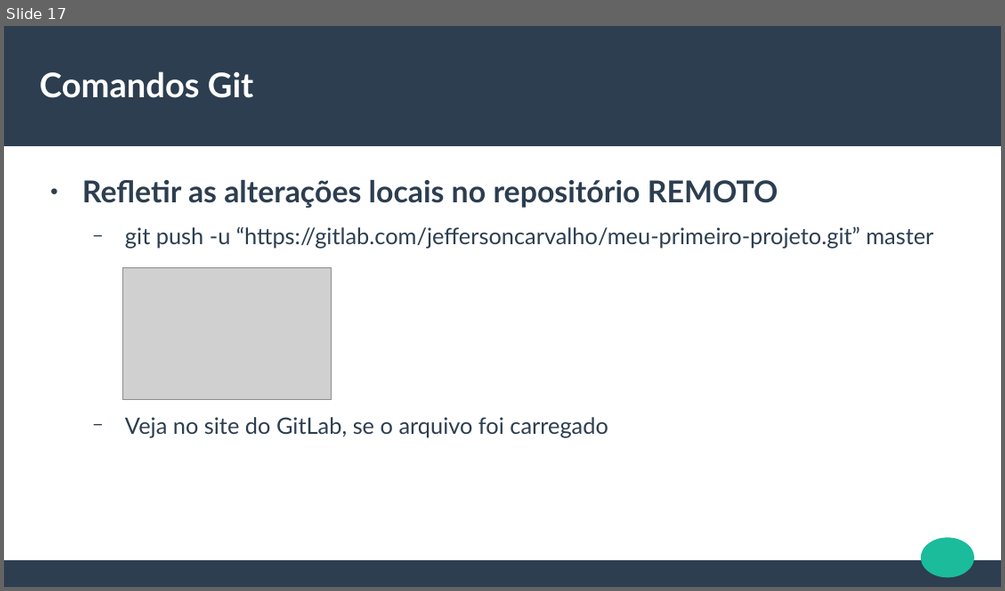
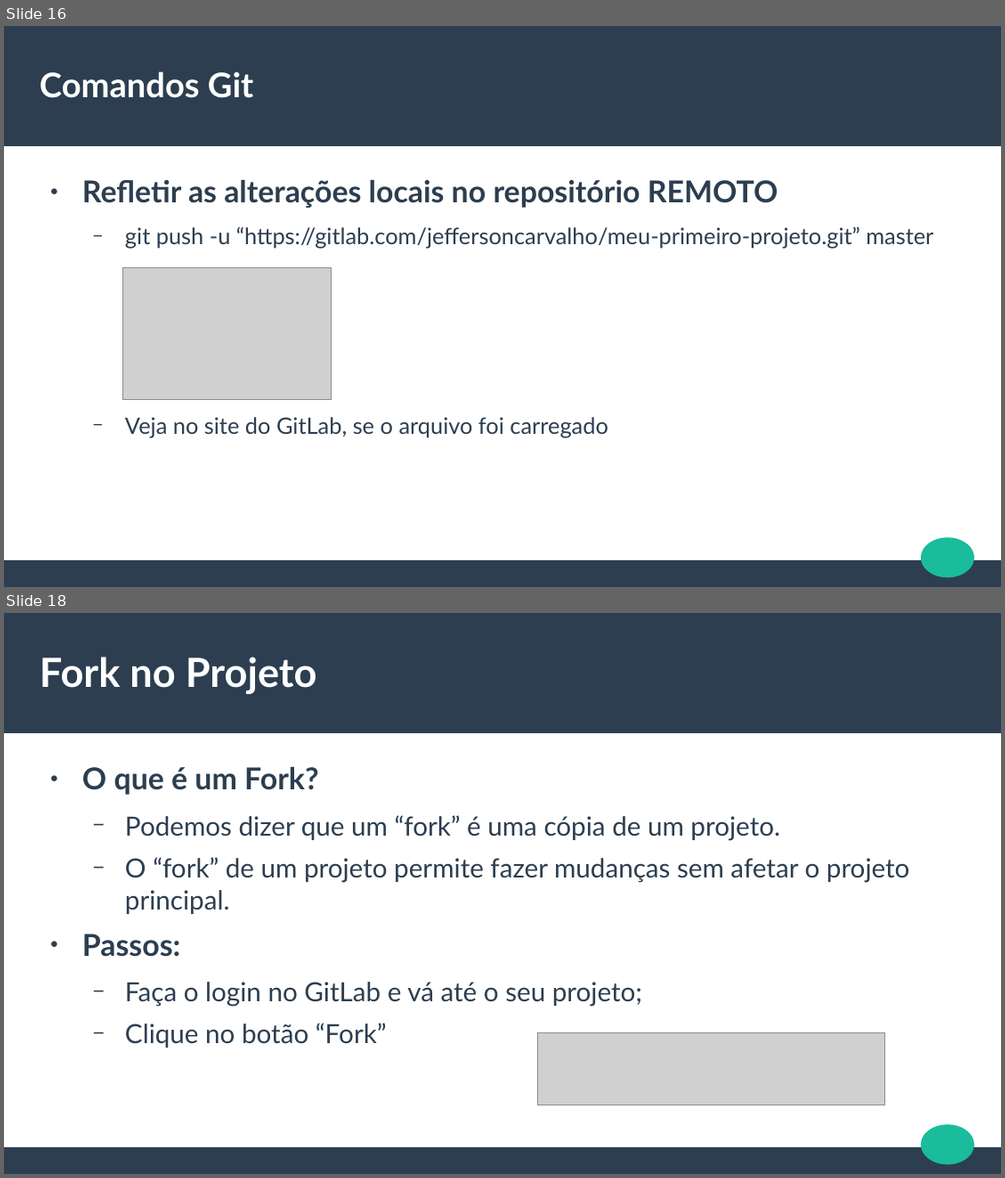
Before and after one commit to jeffersoncarvalho/aps-2020_2, a slide deck: SLIDES/ODP/EXTRA-GitLab.odp. Shown one above the other, each under a label of ours: slide 17 before the commit, slides 16 and 18 after it; the slides between them are not shown. The pictures are 1005x591 and 1005x1178 pixels, drawn with LibreOffice and Linux fonts; fonts in the diff are those of the drawing; grey boxes stand for pictures. Boxes give left, top, right and bottom in pixels: in the first picture for what was removed or moved away, otherwise in the second. Text is boxed around its words. In the diff, an @@ line names an element or a change of style, - is before the commit and + after.

```diff
--- a/SLIDES/ODP/EXTRA-GitLab.odp
+++ b/SLIDES/ODP/EXTRA-GitLab.odp
@@ slide 18 added at bbox=[4, 613, 1001, 1174], background #FFFFFF; not listed: 3 template elements that a slide beside it also shows @@
@@ title added at bbox=[40, 657, 317, 694], 32 pt, text #FFFFFF, bold @@
+Fork no Projeto
@@ text added at bbox=[82, 767, 910, 1047], 21 pt, text #2C3E50 @@
+● O que é um Fork?
+  − Podemos dizer que um “fork” é uma cópia de um projeto.
+  − O “fork” de um projeto permite fazer mudanças sem afetar o projeto principal.
+● Passos:
+  − Faça o login no GitLab e vá até o seu projeto;
+  − Clique no botão “Fork”
@@ picture added at bbox=[539, 1034, 885, 1105] @@
@@ what was slide 17 is now slide 16 @@
```
Also in this commit, not shown: 1 slide changed, 3 other slides added, 3 slides removed.
